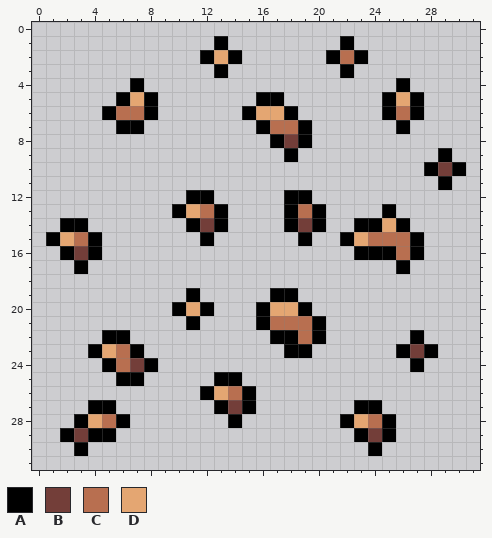
Two versions of one pixel-art sprite, res/carrot_seed.png. Above is the file before it was changed.
The file is 32x32 pixels.
Palette (. is transparent): A #000000  B #733e39  C #b86f50  D #e4a672
Pixels before, first column x 1:
 1 ............A........A........
 2 ...........ADA......ACA.......
 3 ............A........A........
 4 ......A..................A....
 5 .....ADA.......AA.......ADA...
 6 ....ACCA......ADDA......ACA...
 7 .....AA........ACCA......A....
 8 ................ABA...........
 9 .................A..........A.
10 ...........................ABA
11 ............................A.
12 ..........AA.....AA...........
13 .........ADCA....ACA....A.....
14 .AA.......ABA....ABA..AADA....
15 ADCA.......A......A..ADCCCA...
16 .ABA..................AAACA...
17 ..A......................A....
18 ..............................
19 ..........A.....AA............
20 .........ADA...ADDA...........
21 ..........A....ACCCA..........
22 ....AA..........AACA......A...
23 ...ADCA..........AA......ABA..
24 ....ACBA..................A...
25 .....AA.....AA................
26 ...........ADCA...............
27 ...AA.......ABA.......AA......
28 ..ADCA.......A.......ADCA.....
29 .ABAA.................ABA.....
30 ..A....................A......
Now the later version:
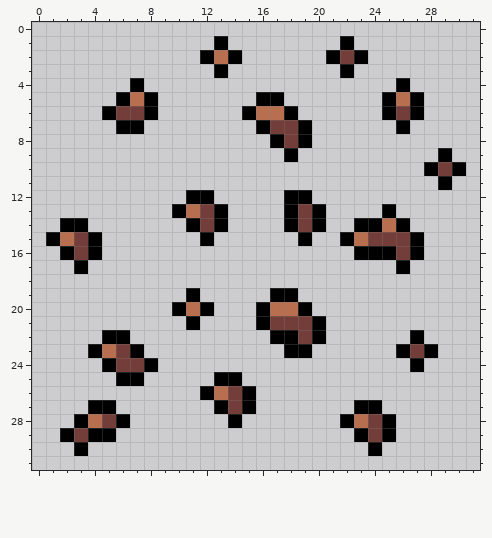
The edit:
y 2: x 13 D -> C; x 22 C -> B
y 5: x 7 D -> C; x 26 D -> C
y 6: x 6..7 CC -> BB; x 16..17 DD -> CC; x 26 C -> B
y 7: x 17..18 CC -> BB
y 13: x 11..12 DC -> CB; x 19 C -> B
y 14: x 25 D -> C
y 15: x 2..3 DC -> CB; x 23..26 DCCC -> CBBB
y 16: x 26 C -> B
y 20: x 11 D -> C; x 17..18 DD -> CC
y 21: x 17..19 CCC -> BBB
y 22: x 19 C -> B
y 23: x 5..6 DC -> CB
y 24: x 6 C -> B
y 26: x 13..14 DC -> CB
y 28: x 4..5 DC -> CB; x 23..24 DC -> CB
